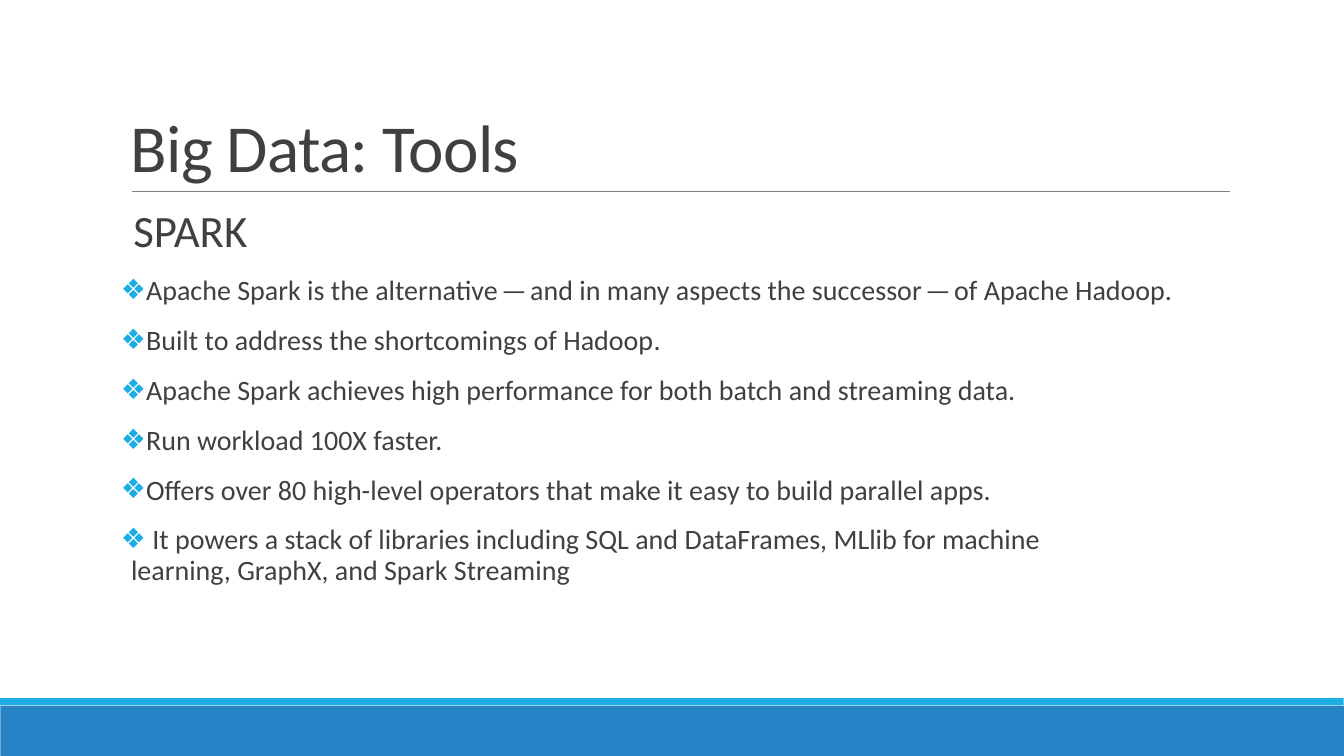
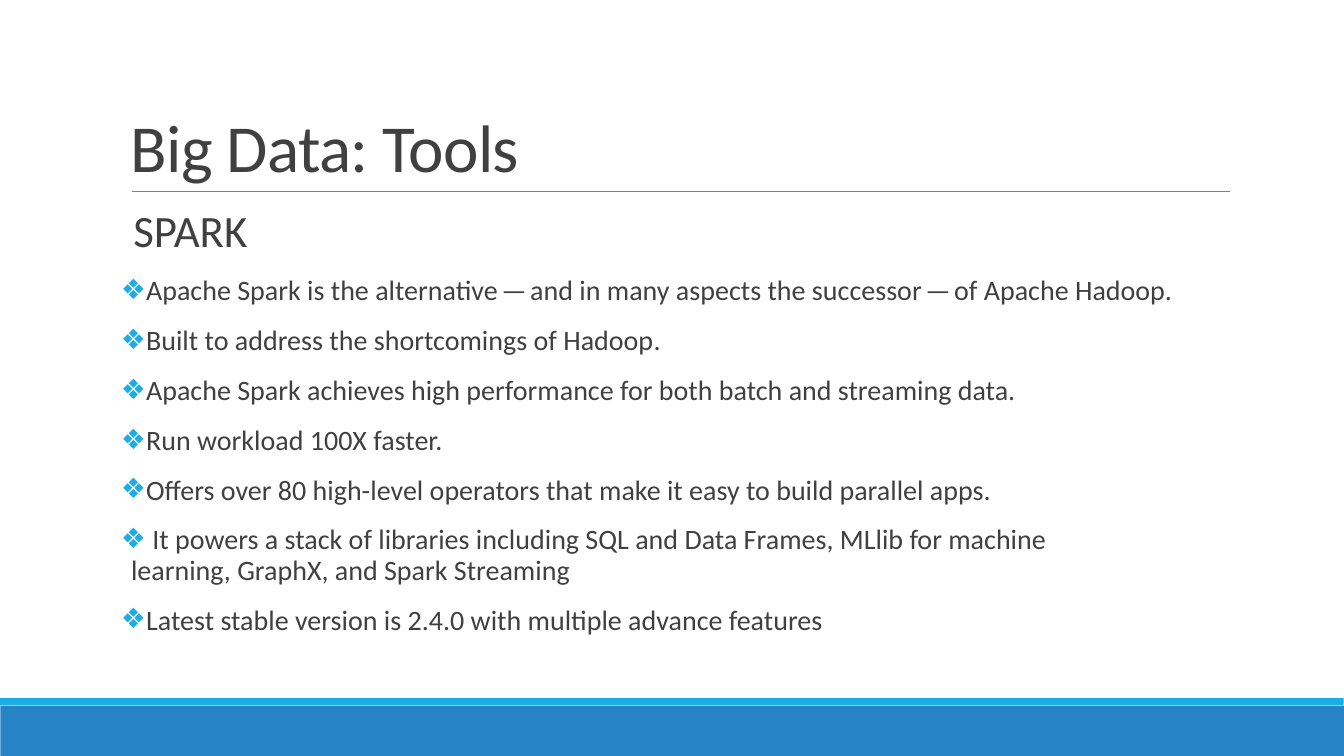
Before and after one commit to DistributedSystems-Fall2018-NEDUET/project-dist_sys, a slide deck: slide 13 of Project Interim Submission/Generic DS Framework.pptx. Drawn at 1344x756 pixels with LibreOffice and Linux fonts; fonts in the diff are those of the drawing. Boxes give left, top, right and bottom in pixels: in the first picture for what was removed or moved away, otherwise in the second. Text is boxed around its words. In the diff, an @@ line names an element or a change of style, - is before the commit and + after.

Commit message:
Big data tools for analysis
Few correction are made

```diff
--- a/Project Interim Submission/Generic DS Framework.pptx
+++ b/Project Interim Submission/Generic DS Framework.pptx
@@ text at box(131, 529, 1045, 635): text changed @@
-❖ It powers a stack of libraries including SQL and DataFrames, MLlib for machine learning, GraphX, and Spark Streaming
+❖ It powers a stack of libraries including SQL and Data Frames, MLlib for machine learning, GraphX, and Spark Streaming
+❖ Latest stable version is 2.4.0 with multiple advance features
```
Also in this commit, not shown: 1 other file.
